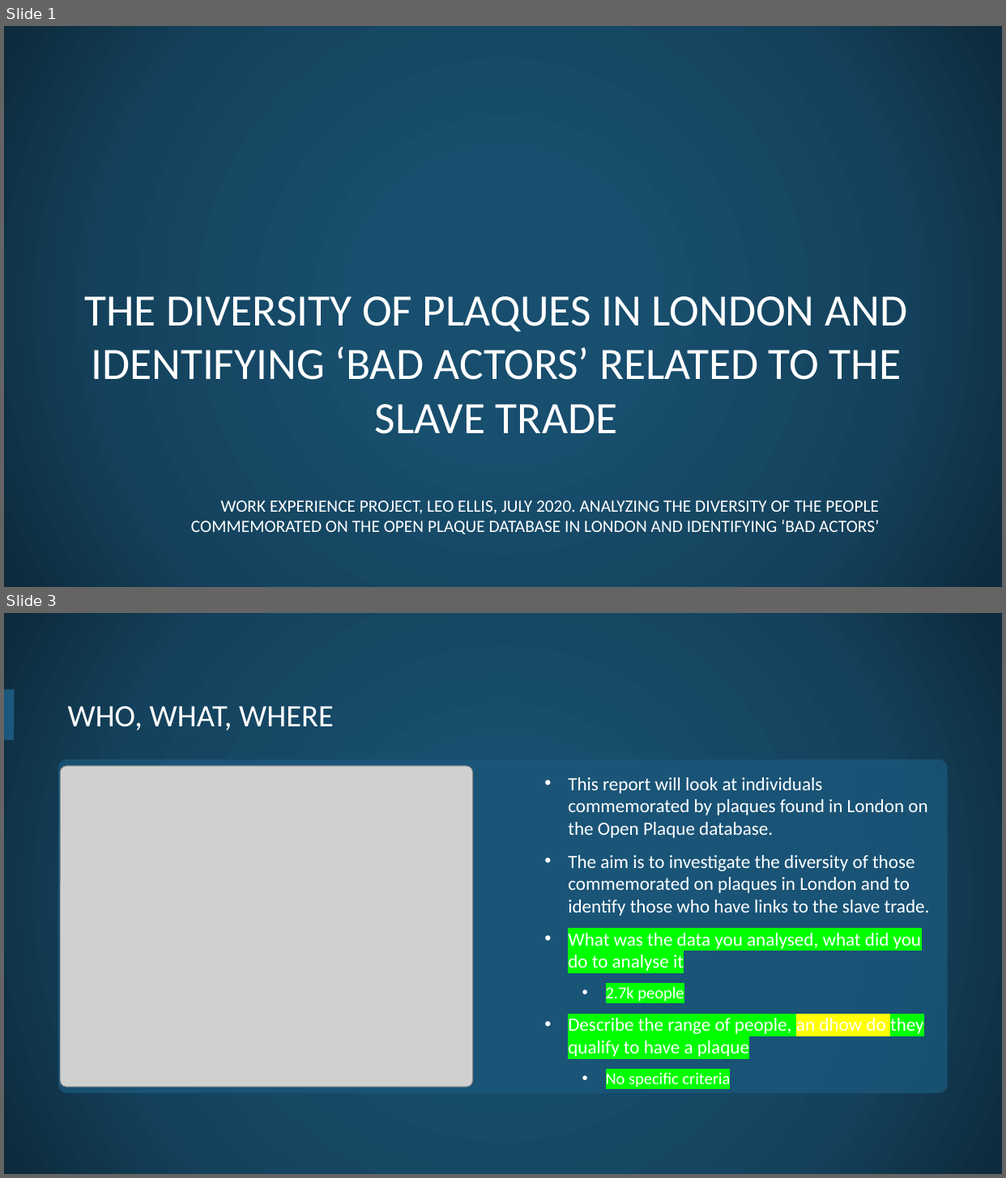
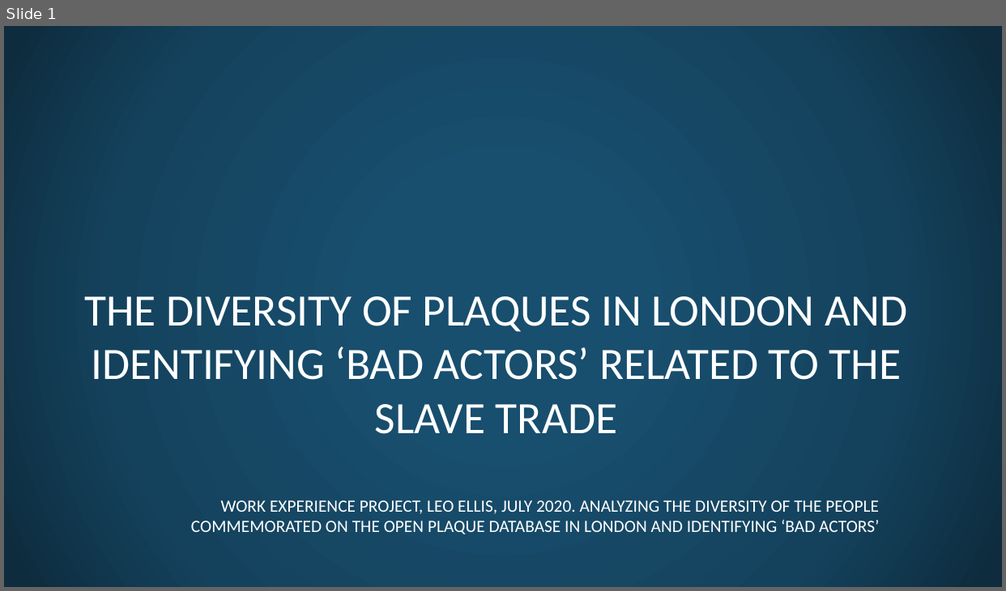
Before and after one commit to openheritage/open-plaques-diversity, a slide deck: The diversity of plaques in London.pptx. Shown one above the other, each under a label of ours: slides 1 and 3 before the commit, slide 1 after it; the slides between them are not shown. The pictures are 1006x1178 and 1006x591 pixels, drawn with LibreOffice and Linux fonts; fonts in the diff are those of the drawing; grey boxes stand for pictures; background and template pictures are left out. Boxes give left, top, right and bottom in pixels: in the first picture for what was removed or moved away, otherwise in the second. Text is boxed around its words. In the diff, an @@ line names an element or a change of style, - is before the commit and + after.

```diff
--- a/The diversity of plaques in London.pptx
+++ b/The diversity of plaques in London.pptx
@@ slide 3 removed at bbox=[4, 613, 1002, 1174], background picture (left out) @@
@@ line removed from (9, 735) to (9, 695) @@
@@ title removed at bbox=[68, 706, 334, 730] @@
-WHO, WHAT, WHERE
@@ rounded rectangle removed at bbox=[58, 760, 948, 1093] @@
@@ picture removed at bbox=[60, 766, 473, 1087] @@
@@ text removed at bbox=[535, 766, 948, 1087] @@
-• This report will look at individuals commemorated by plaques found in London on the Open Plaque database.
-• The aim is to investigate the diversity of those commemorated on plaques in London and to identify those who have links to the slave trade.
-• What was the data you analysed, what did you do to analyse it
-  • 2.7k people
-• Describe the range of people, an dhow do they qualify to have a plaque
-  • No specific criteria
```
Also in this commit, not shown: 5 slides changed, 5 slides added, 2 other slides removed.
